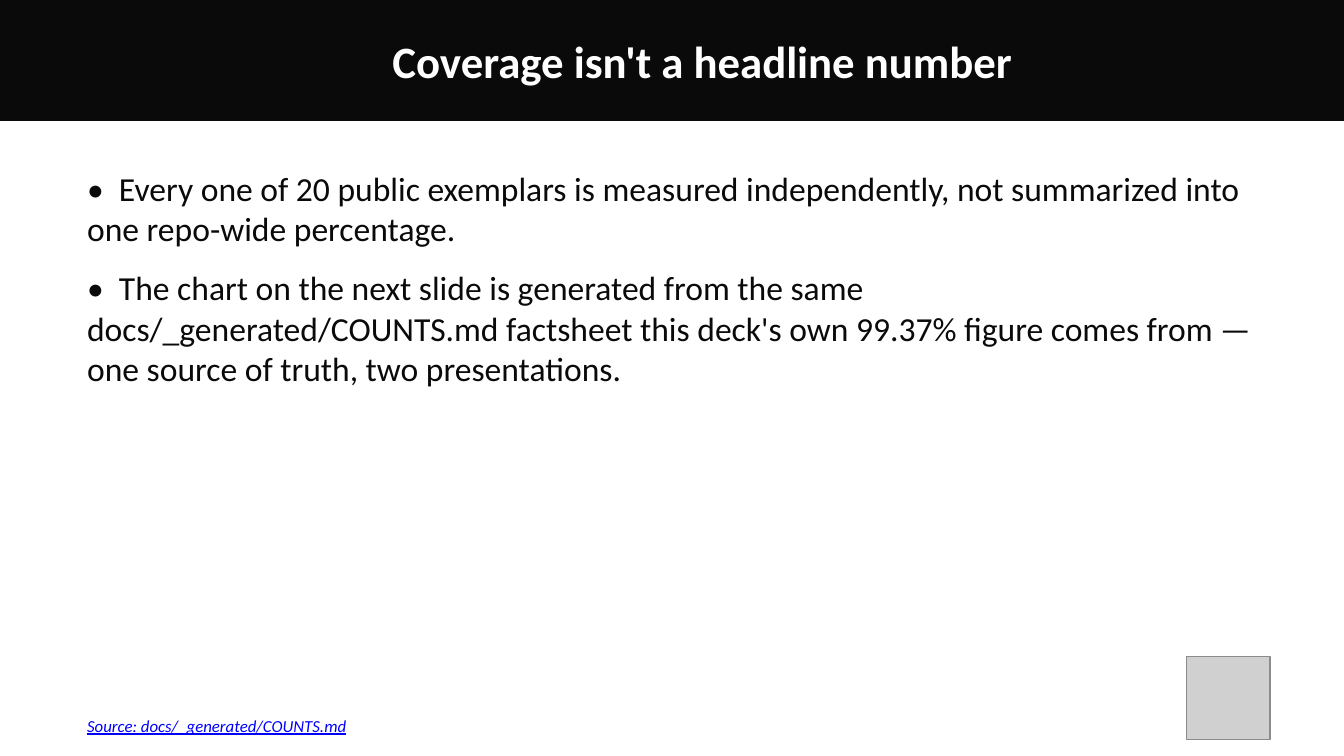
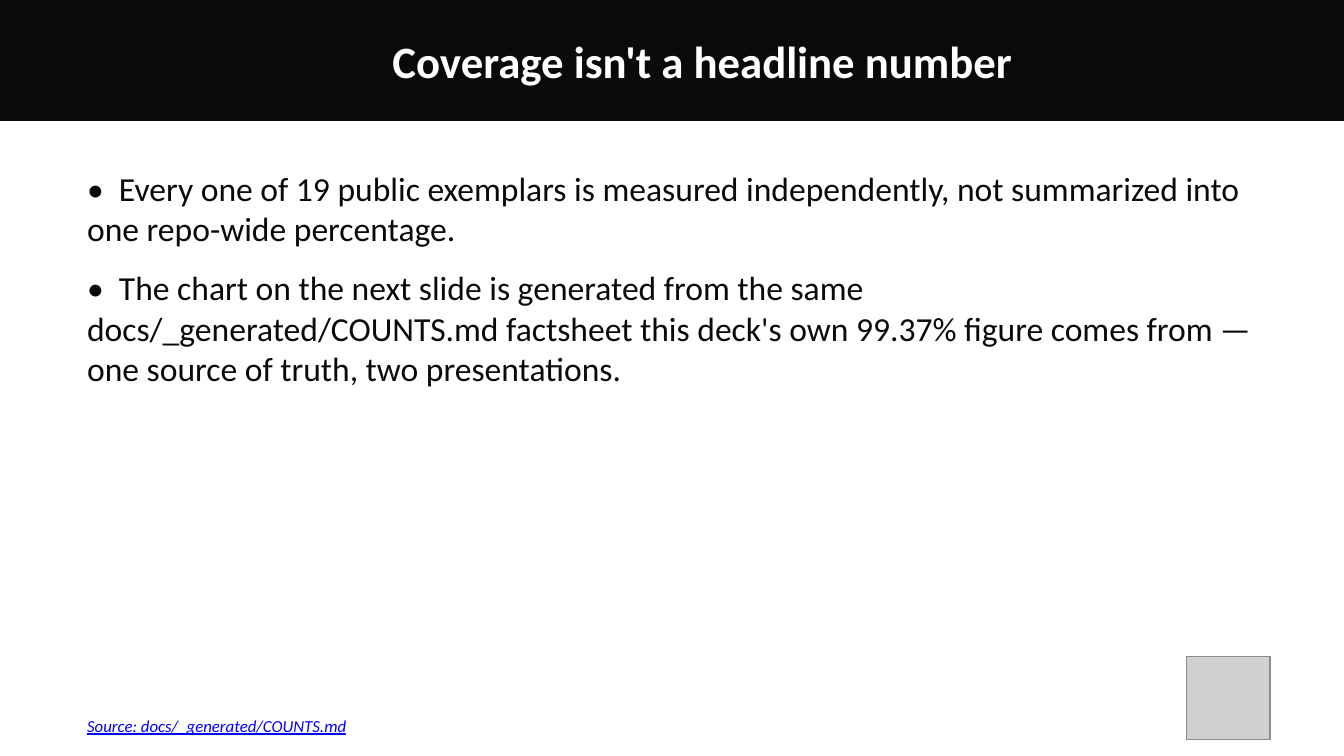
Before and after one commit to docxology/template-pitch-deck, a slide deck: slide 38 of output/pptx/template_template_pitch_long.pptx. Drawn at 1344x756 pixels with LibreOffice and Linux fonts; fonts in the diff are those of the drawing; grey boxes stand for pictures. Boxes give left, top, right and bottom in pixels: in the first picture for what was removed or moved away, otherwise in the second. Text is boxed around its words. In the diff, an @@ line names an element or a change of style, - is before the commit and + after.

Commit message:
v1.0.2: sync corrected 19-exemplar roster count, path-traversal hardening, project_root test fix
Re-synced from the monorepo after excluding an unrelated, unfinished
concurrent exemplar (template_formal) from the public roster — the decks
now correctly say '19 public exemplars' rather than a stale 20. Also
brings over the src/ path-traversal and stale-file-cleanup hardening from
the monorepo's red-team pass, and fixes project_root()'s test to accept
this repo's own (hyphenated) directory name.

110/110 tests passing, 98.41% coverage.

```diff
--- a/output/pptx/template_template_pitch_long.pptx
+++ b/output/pptx/template_template_pitch_long.pptx
@@ text at [87,177,1240,247]: text changed @@
-• Every one of 20 public exemplars is measured independently, not summarized into one repo-wide percentage.
+• Every one of 19 public exemplars is measured independently, not summarized into one repo-wide percentage.
```
Also in this commit, not shown: 3 other slides changed, 27 other files.
